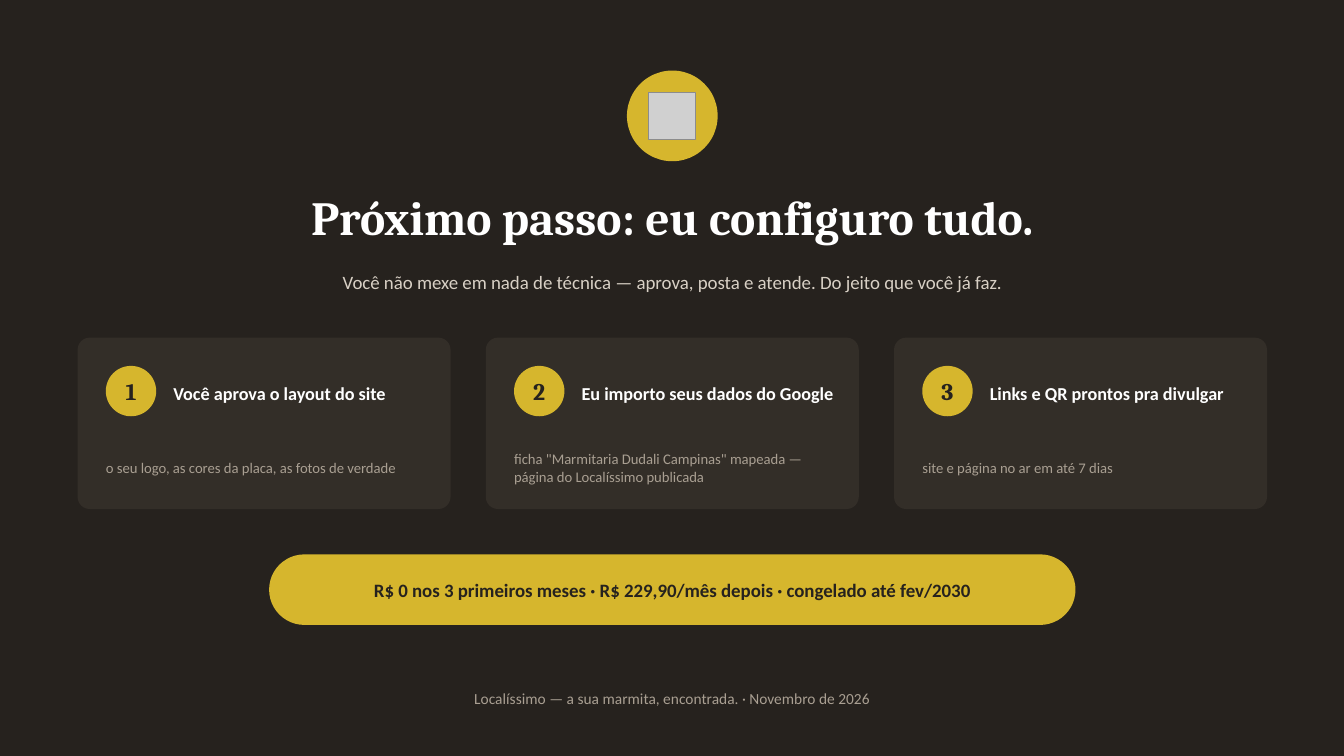
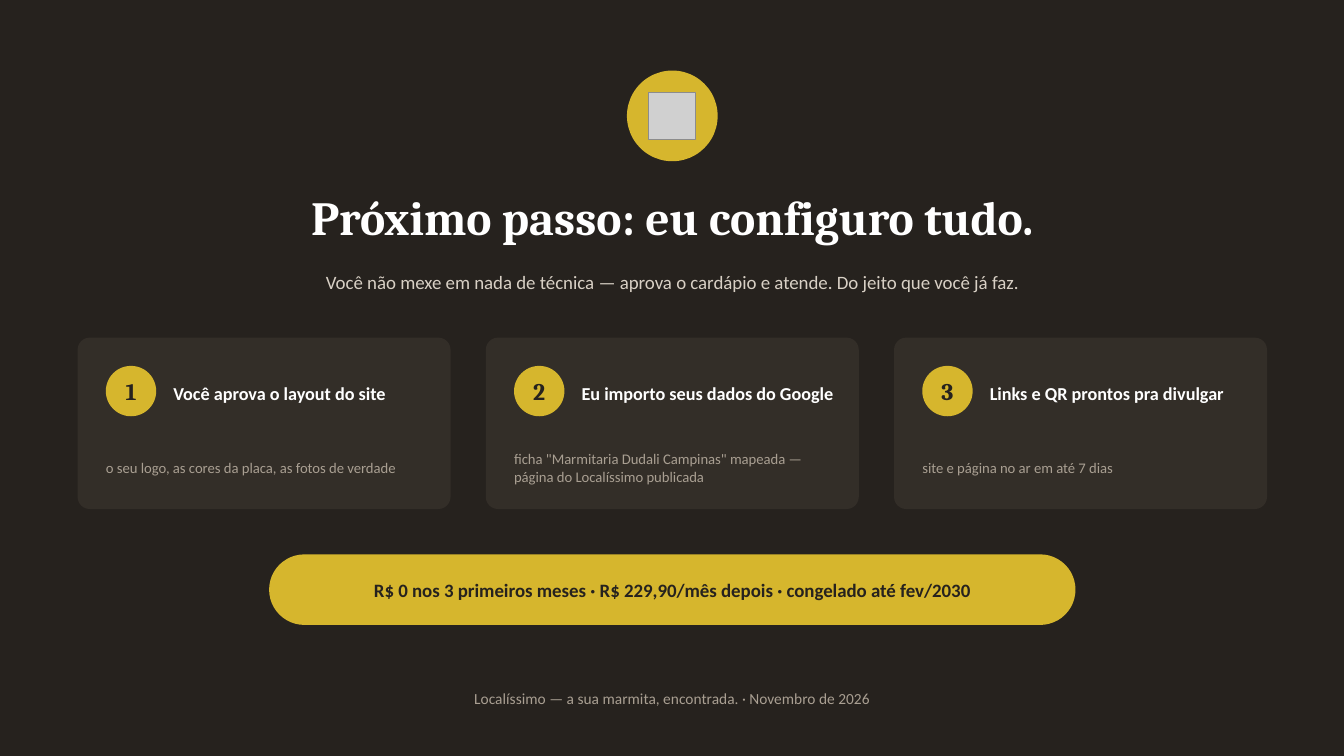
Before and after one commit to MarconiVini/live-layout, a slide deck: slide 12 of dudali/proposta-2026-11-21.pptx. Drawn at 1344x756 pixels with LibreOffice and Linux fonts; fonts in the diff are those of the drawing; grey boxes stand for pictures. Boxes give left, top, right and bottom in pixels: in the first picture for what was removed or moved away, otherwise in the second. Text is boxed around its words. In the diff, an @@ line names an element or a change of style, - is before the commit and + after.

```diff
--- a/dudali/proposta-2026-11-21.pptx
+++ b/dudali/proposta-2026-11-21.pptx
@@ text at box(326, 276, 1019, 292): text changed @@
-Você não mexe em nada de técnica — aprova, posta e atende. Do jeito que você já faz.
+Você não mexe em nada de técnica — aprova o cardápio e atende. Do jeito que você já faz.
```
Also in this commit, not shown: 9 other slides changed, 3 other files.
